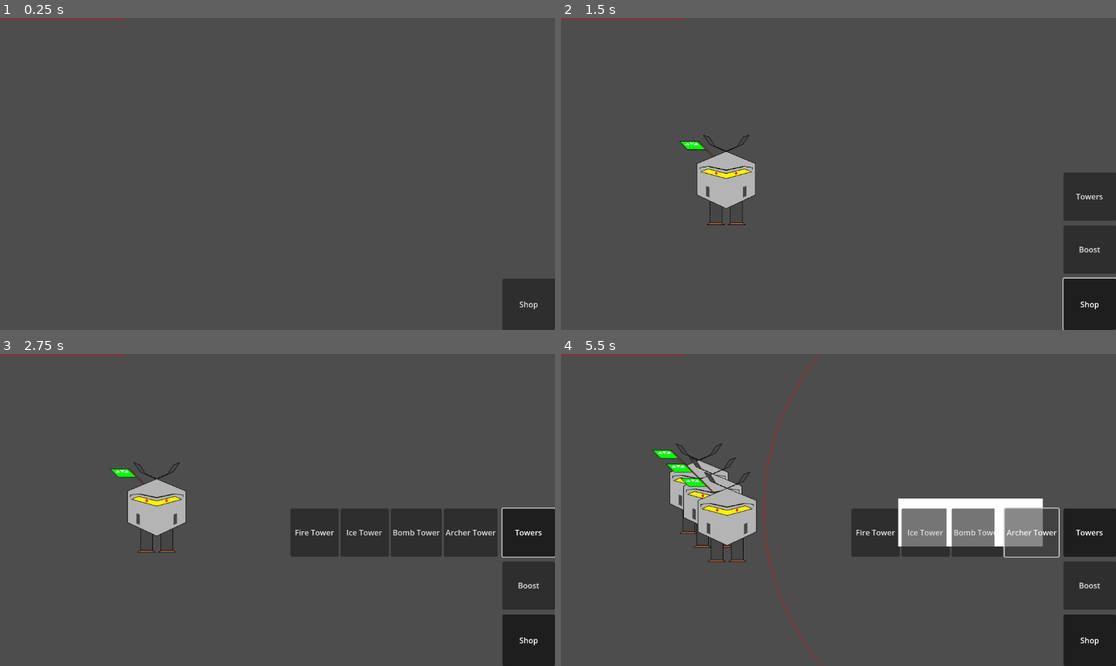
Above: before the commit, frames 1-4 (two rows, left to right).
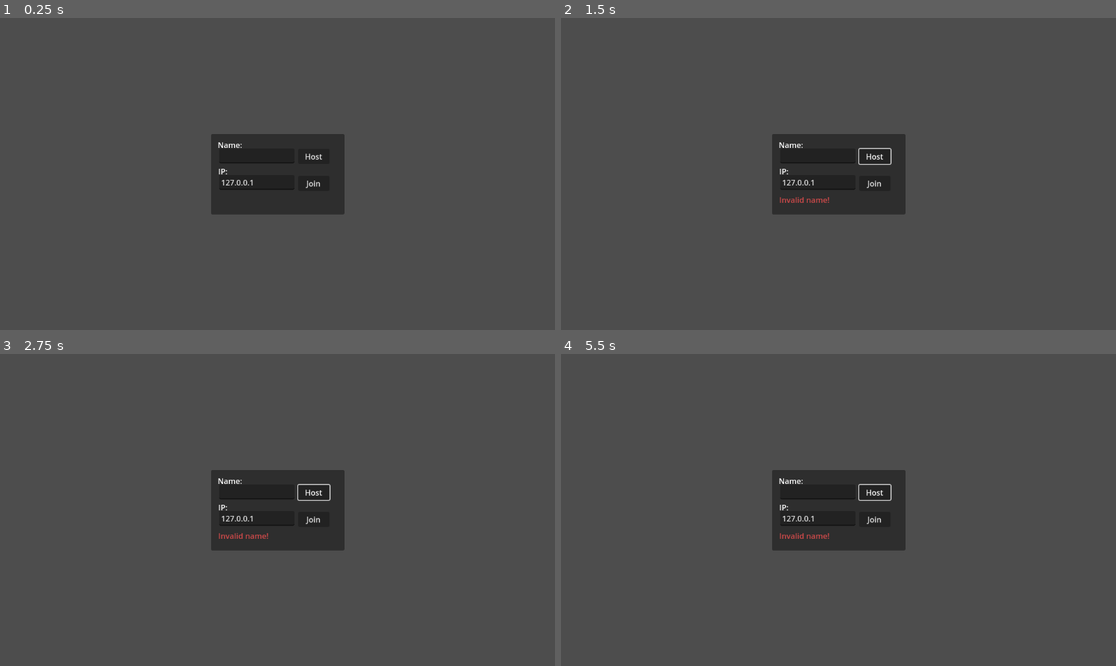
Above: after the commit, the same moments.

Repository: m-conti/melonjam2023
Game: Godot game, scene res://game.tscn
The game is run twice, just before and just after one commit, with the same random seed, the same clock (stepped at 60 frames per second) and the same inputs. Before the commit the project starts from res://map.tscn.
Inputs (mouse positions are in pixels of both pictures, inside the frame that each line leads up to):
- Up to frame 1 (0.25 s): no input
- Up to frame 2 (1.5 s): click (877, 155) at 0.5 s, where only the run after the commit has a clickable "Host"; click (1088, 305) at 1.25 s, where only the run before the commit has a clickable "Shop"
- Up to frame 3 (2.75 s): click (527, 531) at 2 s, where only the run before the commit has a clickable "Towers"
- Up to frame 4 (5.5 s): click (877, 531) at 2.75 s, where only the run before the commit has a clickable "Fire Tower"; click (927, 531) at 3.5 s, where only the run before the commit has a clickable "Ice Tower"; click (977, 531) at 4.25 s, where only the run before the commit has a clickable "Bomb Tower"; click (1032, 531) at 5 s, where only the run before the commit has a clickable "Archer Tower"

The runs differ from the first frame. In frame 1, 7.7% of the frame differs, in the area x 0-100%, y 0-100%; in frame 2, 12%; in frame 3, 15%; in frame 4, 17%.
Error after the commit: Parse Error: Function "_ready" has the same name as a previously declared function. (res://Map.gd:33)

Commit message:
map created with authority

Diff:
--- a/Game.gd
+++ b/Game.gd
@@ -1,17 +1,45 @@
 extends Node2D
+class_name Game
 
 var Map = load("res://map.tscn")
 
+var displayed_map_index:
+	get: return $MapsContainer.get_children().find(func (m: Node2D): return m.visible)
+
+var displayed_map: Node2D:
+	get: return get_map_by_index(displayed_map_index)
+
+func get_map_by_index(index: int) -> Node2D:
+	return $MapsContainer.get_child((index + $MapsContainer.get_child_count()) % $MapsContainer.get_child_count())
+
+func _input(event):
+	if event.is_action_pressed("game_next_map"):
+		var current_index = displayed_map_index
+		displayed_map.hide()
+		get_map_by_index(current_index + 1).show()
+	elif event.is_action_pressed("game_previous_map"):
+		var current_index = displayed_map_index
+		displayed_map.hide()
+		get_map_by_index(current_index - 1).show()
+
 # Called when the node enters the scene tree for the first time.
 func _ready():
+	pass
+
+func start_game():
+	if multiplayer.is_server(): set_maps()
+
+
+func set_maps():
 	for player_id in NetworkState.get_player_keys():
 		var map = Map.instantiate()
-		map.set_player(player_id)
-		if map.is_current_player_map: map.show()
-		else: map.hide()
-		add_child(map)
-
+		map.name = str(player_id)
+		print("Server set_map: %d" % player_id)
+		$MapsContainer.add_child(map)
 
 # Called every frame. 'delta' is the elapsed time since the previous frame.
 func _process(delta):
 	pass
+
+func remove_pages():
+	$pages.remove_child($pages/lobby)
--- a/Map.gd
+++ b/Map.gd
@@ -6,6 +6,7 @@
 @export var height: int = 20
 @onready var tilemap: TileMap = $TileMap
 
+var player_id: int
 
 var grid: Array = []
 
@@ -15,6 +16,15 @@
 		for y in height:
 			grid[x].append(null)
 
+func _ready():
+	set_multiplayer_authority(self.name.to_int())
+	print("""Scene:
+	player_id: %s
+	self_id: %d
+	""" % [ self.name, multiplayer.get_unique_id() ])
+	print(is_multiplayer_authority())
+	if is_multiplayer_authority(): show()
+	else: hide()
 
 func _init():
 	_init_grid()
@@ -27,6 +37,7 @@
 
 func set_player(player_id):
 	set_multiplayer_authority(player_id)
+	self.player_id = player_id
 
 
 func is_in_grid(pos: Vector2i) -> bool:
--- a/game.tscn
+++ b/game.tscn
@@ -1,6 +1,19 @@
-[gd_scene load_steps=2 format=3 uid="uid://ueqhw5qpv2f4"]
+[gd_scene load_steps=3 format=3 uid="uid://ueqhw5qpv2f4"]
 
 [ext_resource type="Script" path="res://Game.gd" id="1_ne5w7"]
+[ext_resource type="PackedScene" uid="uid://ce1bx3y7sg12" path="res://menu/lobby.tscn" id="2_ob0hp"]
 
 [node name="game" type="Node2D"]
 script = ExtResource("1_ne5w7")
+
+[node name="MapsContainer" type="Node2D" parent="."]
+
+[node name="MultiplayerSpawner" type="MultiplayerSpawner" parent="."]
+_spawnable_scenes = PackedStringArray("res://map.tscn")
+spawn_path = NodePath("../MapsContainer")
+
+[node name="pages" type="CanvasLayer" parent="."]
+
+[node name="lobby" parent="pages" instance=ExtResource("2_ob0hp")]
+size_flags_horizontal = 3
+size_flags_vertical = 3
--- a/global/GameState.gd
+++ b/global/GameState.gd
@@ -9,6 +9,9 @@
 }
 
 var status: EGameStatus = EGameStatus.WAITING
+
+var game:
+	get: return get_tree().root.get_node("game")
 
 # Called when the node enters the scene tree for the first time.
 func _ready():
@@ -25,7 +28,8 @@
 @rpc("authority", "call_local")
 func start_game():
 	self.status = EGameStatus.STARTED
-	get_tree().change_scene_to_file("res://game.tscn")
+	game.remove_pages()
+	game.start_game()
 
 func disconnect_game():
 	self.status = EGameStatus.DISCONNECTED
--- a/global/NetworkState.gd
+++ b/global/NetworkState.gd
@@ -46,8 +46,11 @@
 
 # Callback from SceneTree, only for clients (not server).
 func _connected_ok():
+	players[multiplayer.get_unique_id()] = player_name
+	player_list_changed.emit()
 	# We just connected to a server
 	connection_succeeded.emit()
+
 
 # Lobby management functions.
 @rpc("any_peer")
@@ -75,6 +78,8 @@
 	peer = ENetMultiplayerPeer.new()
 	peer.create_server(DEFAULT_PORT, MAX_PEERS)
 	multiplayer.set_multiplayer_peer(peer)
+	players[multiplayer.get_unique_id()] = player_name
+	player_list_changed.emit()
 
 func join_game(ip, new_player_name):
 	player_name = new_player_name
--- a/map.tscn
+++ b/map.tscn
@@ -1,10 +1,12 @@
-[gd_scene load_steps=4 format=3 uid="uid://du3r2qjjlsm71"]
+[gd_scene load_steps=5 format=3 uid="uid://du3r2qjjlsm71"]
 
 [ext_resource type="Script" path="res://Map.gd" id="1_vd1cq"]
 [ext_resource type="PackedScene" uid="uid://dr5tn4o0pbc0o" path="res://HUD/HUD.tscn" id="2_hm6il"]
 
 [sub_resource type="TileSet" id="TileSet_yjbcu"]
 tile_size = Vector2i(100, 100)
+
+[sub_resource type="SceneReplicationConfig" id="SceneReplicationConfig_dbbrf"]
 
 [node name="Map" type="Node2D"]
 script = ExtResource("1_vd1cq")
@@ -14,3 +16,6 @@
 [node name="TileMap" type="TileMap" parent="."]
 tile_set = SubResource("TileSet_yjbcu")
 format = 2
+
+[node name="MultiplayerSynchronizer" type="MultiplayerSynchronizer" parent="."]
+replication_config = SubResource("SceneReplicationConfig_dbbrf")
--- a/menu/lobby.gd
+++ b/menu/lobby.gd
@@ -14,10 +14,6 @@
 		$Connect/Name.text = desktop_path[desktop_path.size() - 2]
 
 
-# Called every frame. 'delta' is the elapsed time since the previous frame.
-func _process(delta):
-	pass
-
 func _on_host_pressed():
 	var player_name = $Connect/Name.text
 	if player_name == "":
@@ -29,7 +25,6 @@
 	$Connect/ErrorLabel.text = ""
 
 	NetworkState.host_game(player_name)
-	refresh_lobby()
 
 func _on_join_pressed():
 	var player_name = $Connect/Name.text
@@ -64,10 +59,13 @@
 	$Connect/Join.disabled = false
 
 func refresh_lobby():
-	var players = NetworkState.get_player_list()
-	players.sort()
+	var players = NetworkState.players
+	var keys = players.keys()
+	keys.sort()
 	$Players/List.clear()
-	$Players/List.add_item(NetworkState.get_player_name() + " (You)")
-	for p in players:
-		$Players/List.add_item(p)
+	for p in keys:
+		if NetworkState.is_current_player_id(p):
+			$Players/List.add_item(players[p] + " (You)")
+		else:
+			$Players/List.add_item(players[p])
 	$Players/Start.disabled = not multiplayer.is_server()
--- a/menu/lobby.tscn
+++ b/menu/lobby.tscn
@@ -2,7 +2,7 @@
 
 [ext_resource type="Script" path="res://menu/lobby.gd" id="1"]
 
-[node name="Lobby" type="Control"]
+[node name="lobby" type="Control"]
 layout_mode = 3
 anchors_preset = 15
 anchor_right = 1.0
--- a/project.godot
+++ b/project.godot
@@ -11,7 +11,7 @@
 [application]
 
 config/name="melonjam2023"
-run/main_scene="res://map.tscn"
+run/main_scene="res://game.tscn"
 config/features=PackedStringArray("4.1", "Forward Plus")
 config/icon="res://icon.svg"
 
@@ -19,3 +19,16 @@
 
 GameState="*res://global/GameState.gd"
 NetworkState="*res://global/NetworkState.gd"
+
+[input]
+
+game_next_map={
+"deadzone": 0.5,
+"events": [Object(InputEventKey,"resource_local_to_scene":false,"resource_name":"","device":-1,"window_id":0,"alt_pressed":false,"shift_pressed":false,"ctrl_pressed":false,"meta_pressed":false,"pressed":false,"keycode":49,"physical_keycode":49,"key_label":49,"unicode":49,"echo":false,"script":null)
+]
+}
+game_previous_map={
+"deadzone": 0.5,
+"events": [Object(InputEventKey,"resource_local_to_scene":false,"resource_name":"","device":-1,"window_id":0,"alt_pressed":false,"shift_pressed":false,"ctrl_pressed":false,"meta_pressed":false,"pressed":false,"keycode":0,"physical_keycode":51,"key_label":0,"unicode":51,"echo":false,"script":null)
+]
+}
